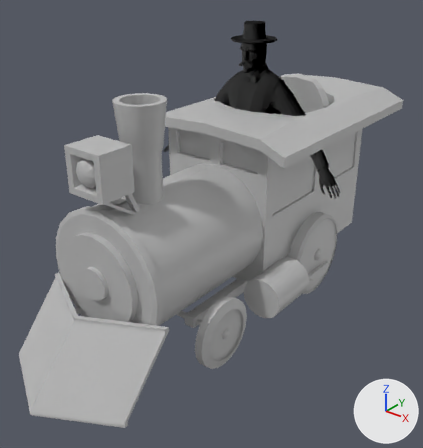
Two versions of the FBX model Assets/Art/Characters/CHAR_Brennen/BrennenRig.fbx, one commit apart.
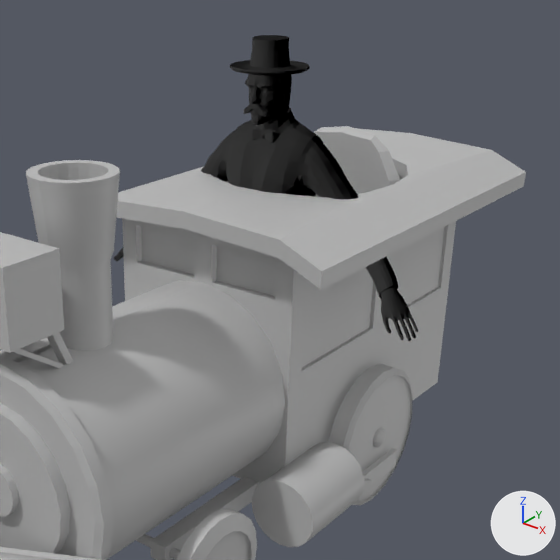
There are two pictures of each version: one whole from a camera (50 mm lens) standing at (0.1147, -0.1669, 0.1165) and looking at (0.0032, -0.0275, 0.0301), one close up on the part from 23% to 100% of the width and 0% to 73% of the height. Every picture has the same lights, and +X, +Y and +Z are marked at lower right. Where no turn or scale is listed for an object, it has been applied to the vertices. Vertices at the same position are counted once.

The first close-up shows 'Group37568', 'body'.
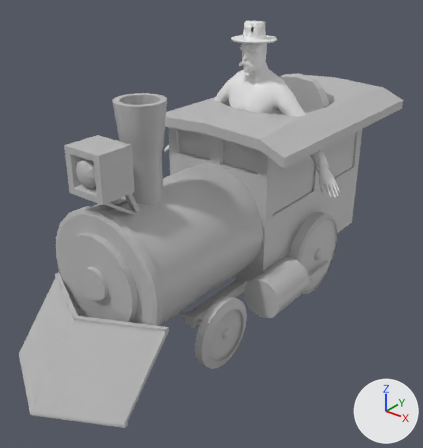
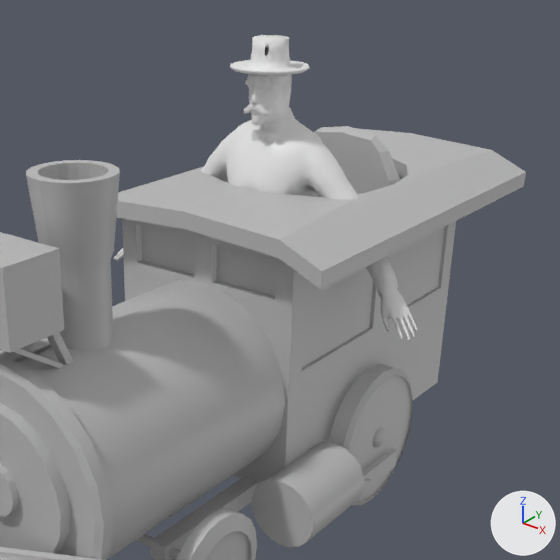
Where the newer file only moved an object's origin or applied its transform, the numbers keep the older frame.

Location of each change, (x1, y1, x2, y2) in pixels of the close-ups (560 x 560 px; the box of a moved part takes in the faces that stretch with it):
part 1 of me_mesh, moved or reshaped: before (114, 75, 418, 341); after (114, 107, 418, 341)
part 2 of me_mesh, recoloured: (213, 35, 341, 178) in both

What the commit changed:
Material 'defaultMat1' (mat_defaultmat1) is new.
Its base color is (0.8, 0.8, 0.8) (white #e7e7e7).
me_mesh is used by ob_group37568; location (0.0, -0.0007, 0.0).
me_mesh had 3162 vertices, 6316 faces and spanned x -0.0381..0.0381, y -0.008..0.0086, z -0.0003..0.0924.
me_mesh now has 3153 vertices, 6300 faces and spans x -0.038..0.038, y -0.008..0.0086, z -0.0001..0.0924.
me_mesh part 1: 1034 vertices moved from x -0.0357..0.0314, y -0.006..0.0086, z 0.0263..0.067 to x -0.0356..0.0314, y -0.006..0.0086, z 0.0264..0.0671; 849 vertices removed from x -0.0381..0.0381, y -0.0069..0.0077, z -0.0003..0.0859; 840 vertices added at x -0.038..0.038, y -0.0069..0.0077, z -0.0001..0.0786.
me_mesh part 2: 4500 faces spanning x -0.0356..0.0314, y -0.008..0.0086, z 0.0264..0.0924 switch from mat_initialshadinggroup2 (grey #bcbcbc) to mat_defaultmat1 (white #e7e7e7).
me_mesh part 3: the surface is now shaded smooth.
